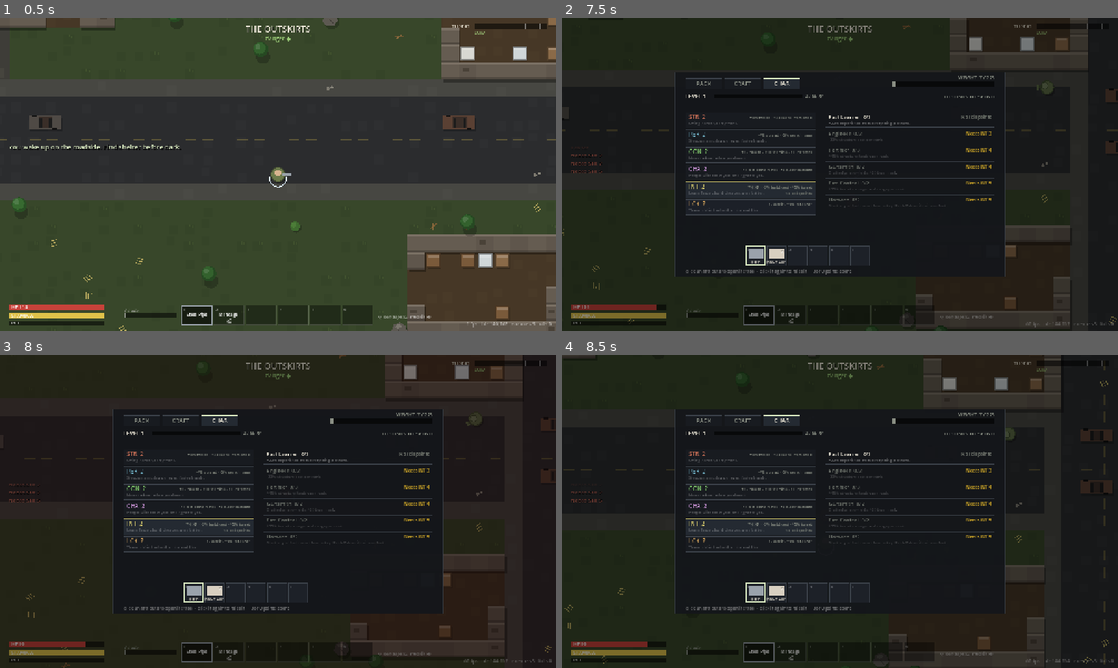
Above: before the commit, frames 1-4 (two rows, left to right).
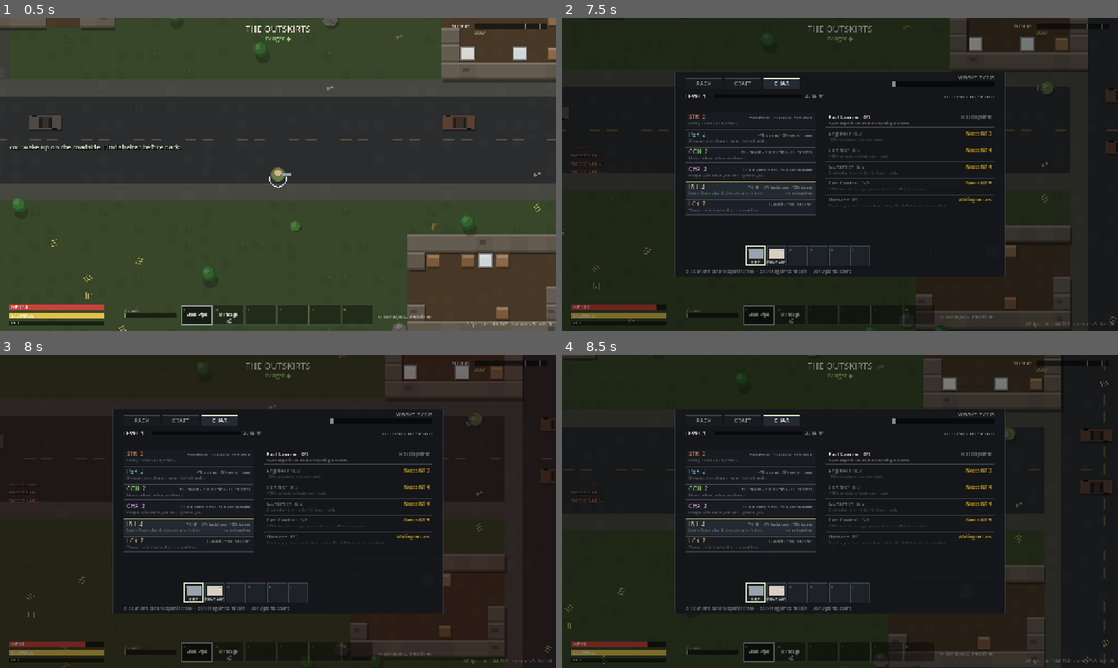
Above: after the commit, the same moments.

Repository: dunnston/zombie-game-godot
Game: Godot game, scene res://scenes/main.tscn
Two runs of this game, one before a commit and one after it. Both use one fixed random seed, a clock stepped at 60 frames per second and the inputs below.
Inputs (mouse positions are in pixels of both pictures, inside the frame that each line leads up to):
- Up to frame 1 (0.5 s): no input
- Up to frame 2 (7.5 s): tap Enter at 0.5 s; move the mouse to (962, 158) at 0.52 s; press the mouse at (962, 158) at 0.53 s; hold D (move_right) 0.53-1.25 s; tap B (build) at 0.6 s; release the mouse at (962, 158) at 1.25 s; drag from (728, 190) to (812, 237) at 1.27 s; move the mouse to (895, 105) at 2.02 s; hold D (move_right) 2.03-2.75 s; tap Mouse wheel down (wheel_down) at 2.1 s; tap Mouse wheel up (wheel_up) at 2.3, 5.3 s; drag from (812, 237) to (673, 127) at 2.77 s; move the mouse to (1006, 221) at 3.52 s; press the mouse at (1006, 221) at 3.53 s; hold A (move_left) 3.53-4.25 s; right-click (1006, 221) at 3.6 s; tap M (map) at 4.15 s; release the mouse at (1006, 221) at 4.25 s; drag from (673, 127) to (756, 96) at 4.27 s; move the mouse to (867, 174) at 5.02 s; hold S (move_down) 5.03-5.75 s; tap K (character) at 5.1 s; click (867, 174) at 5.17 s; drag from (840, 174) to (728, 190) at 5.77 s; move the mouse to (962, 158) at 6.52 s; press the mouse at (962, 158) at 6.53 s; hold W (move_up) 6.53-7.25 s; release the mouse at (962, 158) at 7.25 s; drag from (728, 190) to (812, 237) at 7.27 s
- Up to frame 3 (8 s): no input
- Up to frame 4 (8.5 s): move the mouse to (895, 442) at 8.02 s; hold S (move_down) from 8.03 s (still down); tap T (light) at 8.1 s; tap Mouse wheel up (wheel_up) at 8.3 s

Frame 1 is identical in both runs. In frame 2, less than 0.1% of the frame differs, in the area x 55-78%, y 54-60%; in frame 3, less than 0.1%; in frame 4, less than 0.1%.

Commit message:
Address the Codex review on PR #8
Four findings. Two were real; two were the port being faithful to a prototype
whose own wording overstates it.

- P2 The build cards quoted the list price. Placement and spending went
  through cost_of() with the build discount, but BuildBar._draw() checked
  affordability against def.cost and printed that — so a player with Engineer
  saw a red "WOOD 16" and then put the wall up for eleven. This is the same
  quote-must-match-charge rule 4a applied to the repair prompt, missed one
  screen over. The structure health on the card was unscaled too, which Codex
  did not flag and which the prototype does scale.

  Both fixed by lifting the card's numbers out of _draw() into card_info(),
  so what is drawn and what is asserted come from one place — the reason
  InventoryScreen._cells() exists. The test fails against the old code with
  "expected 7, got 16".

- P2 Hotwire could take a point and do nothing, and my disclosure had missed
  it: I listed Sixth Sense and the survivor stats and not this. Rather than
  disclose harder, a perk waiting on a system that does not exist now carries
  `needs` in the table and is refused by perk_status with "Waiting on cars".
  It stays visible so the tree still matches the spec and can be planned
  around. Sixth Sense carries it too. The field comes off as each system
  lands.

- P2 Fire Control's range and Fortune Favours' drop rate: both descriptions
  promised more than the code does. The code is the prototype's in both cases
  — range gets half the turret bonus, Fortune is a 35% roll — and the range
  halving has a design reason worth keeping (a turret that reaches across the
  compound stops the walls mattering). Behaviour kept, wording corrected.
  These are deliberate divergences from port-inventory.md's text, not from
  its behaviour.

199 tests / 2434 assertions / 9.8s, 209 with --all, 26 smoke checkpoints.

Co-Authored-By: Claude Opus 5 <noreply@anthropic.com>

Diff:
--- a/src/config.gd
+++ b/src/config.gd
@@ -128,6 +128,11 @@
 ## The table is data only. What each one *does* is the match in
 ## `Perks._apply_perk`, which runs during the recompute and never on
 ## purchase — a test asserts every id here has a branch there.
+##
+## `needs` names a system that has not been built yet. Such a perk stays
+## visible so the tree matches the spec and can be planned around, but it
+## cannot be bought: a point spent on nothing is worse than a row that says
+## why it is waiting. The field comes off as each system lands.
 const PERKS := [
 	# ------------------------------------------------------------ strength --
 	{"id": "packMule", "attr": "str", "req": 2, "max": 3, "name": "Pack Mule",
@@ -147,7 +152,8 @@
 	{"id": "eagleEye", "attr": "per", "req": 4, "max": 3, "name": "Eagle Eye",
 		"desc": "-22% weapon spread and +12% bullet range per rank."},
 	{"id": "sixthSense", "attr": "per", "req": 6, "max": 1, "name": "Sixth Sense",
-		"desc": "Enemies show on the minimap much further out, even unaware ones."},
+		"desc": "Enemies show on the minimap much further out, even unaware ones.",
+		"needs": "the minimap"},
 
 	# --------------------------------------------------------- constitution --
 	{"id": "thickSkin", "attr": "con", "req": 2, "max": 4, "name": "Thick Skin",
@@ -181,9 +187,10 @@
 	{"id": "gunsmith", "attr": "int", "req": 4, "max": 2, "name": "Gunsmith",
 		"desc": "Crafted ammo yields +60% per rank."},
 	{"id": "fireControl", "attr": "int", "req": 5, "max": 2, "name": "Fire Control",
-		"desc": "+35% turret damage and range per rank."},
+		"desc": "+35% turret damage per rank, and half that in reach."},
 	{"id": "hotwire", "attr": "int", "req": 5, "max": 2, "name": "Hotwire",
-		"desc": "Start any locked car without a key. Rank 2 does it twice as fast."},
+		"desc": "Start any locked car without a key. Rank 2 does it twice as fast.",
+		"needs": "cars"},
 
 	# ------------------------------------------------------------------ luck --
 	{"id": "scavengersLuck", "attr": "lck", "req": 2, "max": 3, "name": "Scavenger's Luck",
@@ -195,7 +202,7 @@
 	{"id": "lowProfile", "attr": "lck", "req": 5, "max": 2, "name": "Low Profile",
 		"desc": "-30% Threat generated and quieter gunfire per rank."},
 	{"id": "fortune", "attr": "lck", "req": 7, "max": 1, "name": "Fortune Favours",
-		"desc": "Enemies drop twice as much, and containers can pay out twice."},
+		"desc": "A 35% chance that a body or a container pays out twice."},
 ]
 
 ## Every modifier the game reads, at its untouched base value — before any
--- a/src/sim/perks.gd
+++ b/src/sim/perks.gd
@@ -3,7 +3,7 @@
 ## Attributes and perks, and the one pure pass that turns them into stats.
 ##
 ## A skill point buys either a rank in one of the six attributes or a rank in
-## one of the twenty-seven perks. Perks are gated on the rank of their parent
+## one of the twenty-eight perks. Perks are gated on the rank of their parent
 ## attribute, so investing in an attribute is what opens its tree.
 ##
 ## **Nothing is mutated on purchase.** Buying writes a number into `p.attrs`
@@ -204,6 +204,12 @@
 ## which is a plan — from "you cannot afford it right now", which is a wait.
 static func perk_status(p: PlayerSim, perk: Dictionary) -> Dictionary:
 	var rank: int = int(p.perks.get(perk.id, 0))
+	# A perk whose system has not been built yet is shown and refused. Taking
+	# it out of the tree would hide what is coming; leaving it buyable would
+	# charge a point for nothing.
+	var needs: String = perk.get("needs", "")
+	if not needs.is_empty():
+		return {"ok": false, "reason": "Waiting on %s" % needs, "rank": rank, "locked": true}
 	if rank >= int(perk.max):
 		return {"ok": false, "reason": "Fully learned", "rank": rank, "locked": false}
 	if int(p.attrs.get(perk.attr, 0)) < int(perk.req):
--- a/src/ui/build_bar.gd
+++ b/src/ui/build_bar.gd
@@ -157,6 +157,29 @@
 	selected = ((selected + dir) % n + n) % n
 
 
+## What one card says: the bill, whether it can be paid, and what it will
+## build. Every number here has to be the one `Structures.place` will act on,
+## or the card promises something the click does not do — a player with
+## Engineer would see a red "WOOD 16" and then put the wall up for eleven.
+##
+## Pulled out of `_draw` for the same reason `InventoryScreen._cells()` is:
+## one source, so what is drawn and what is asserted cannot drift apart.
+func card_info(id: String) -> Dictionary:
+	if TOOLS.has(id):
+		return {"tool": true, "cost": {}, "afford": true, "locked": false, "hp": 0,
+			"label": TOOL_NAMES.get(id, id)}
+	var def: Dictionary = Config.STRUCTURES.get(id, {})
+	var owner := sim.host()
+	return {
+		"tool": false,
+		"cost": sim.structs.cost_of(id, player),
+		"afford": player.can_afford(sim, def.cost, player.build_cost_mul),
+		"locked": not sim.structs.is_unlocked(id),
+		"hp": roundi(def.hp * (owner.struct_hp_mul if owner != null else 1.0)),
+		"label": def.get("name", id),
+	}
+
+
 # ----------------------------------------------------------------- drawing --
 
 func _draw() -> void:
@@ -176,22 +199,20 @@
 	for i in range(all.size()):
 		var id: String = all[i]
 		var r: Rect2 = rects[i]
-		var is_tool := TOOLS.has(id)
-		var def: Dictionary = Config.STRUCTURES.get(id, {})
-		var locked := not is_tool and not sim.structs.is_unlocked(id)
-		var afford := is_tool or player.can_afford(sim, def.cost)
+		var info := card_info(id)
+		var locked: bool = info.locked
+		var afford: bool = info.afford
 		draw_rect(r, Color("#14161a", 0.92 if i == selected else 0.72))
 		draw_rect(r, Color("#d8e8c0") if i == selected else Color("#3a4048"), false, 2.0 if i == selected else 1.0)
 		var name_col := Color("#ebe6d6")
 		if locked or not afford:
 			name_col = Color("#7a7f76")
-		var label: String = TOOL_NAMES.get(id, def.get("name", id))
-		_fit(font, label, r.position + Vector2(0, 16), r.size.x, 11, name_col)
-		if is_tool:
+		_fit(font, info.label, r.position + Vector2(0, 16), r.size.x, 11, name_col)
+		if info.tool:
 			continue
-		_fit(font, Structures.cost_label(def.cost), r.position + Vector2(0, 30), r.size.x, 9,
+		_fit(font, Structures.cost_label(info.cost), r.position + Vector2(0, 30), r.size.x, 9,
 			Color("#c9a227") if afford else Color("#c96a5a"))
-		draw_string(font, r.position + Vector2(0, 42), "LOCKED" if locked else "%d hp" % int(def.hp),
+		draw_string(font, r.position + Vector2(0, 42), "LOCKED" if locked else "%d hp" % int(info.hp),
 			HORIZONTAL_ALIGNMENT_CENTER, r.size.x, 9, Color("#c96a5a") if locked else Color(1, 1, 1, 0.4))
 
 
--- a/tests/progression_test.gd
+++ b/tests/progression_test.gd
@@ -194,6 +194,26 @@
 
 # ------------------------------------------------------------------ spending --
 
+func test_a_perk_whose_system_is_not_built_yet_cannot_take_your_point() -> void:
+	# Sixth Sense wants a minimap and Hotwire wants cars; neither exists yet.
+	# They stay in the tree so it matches the spec and can be planned around,
+	# but a point must never buy nothing.
+	var waiting := 0
+	for k in Config.PERKS:
+		if String(k.get("needs", "")).is_empty():
+			continue
+		waiting += 1
+		p.skill_points = 20
+		p.attrs[k.attr] = Config.ATTR_MAX
+		var st := Perks.perk_status(p, k)
+		ok(not st.ok, k.id)
+		ok(st.reason.begins_with("Waiting on"), "%s says %s" % [k.id, st.reason])
+		ok(not Progression.buy_perk(sim, p, String(k.id)), k.id)
+		eq(p.skill_points, 20, "%s refused and charged nothing" % k.id)
+		eq(int(p.perks.get(k.id, 0)), 0)
+	gt(waiting, 0, "there is at least one perk waiting on a later phase")
+
+
 func test_a_perk_gated_above_your_rank_is_refused_with_a_reason() -> void:
 	p.skill_points = 5
 	# Demolisher needs Strength 5 and everyone starts at 2.
@@ -304,6 +324,37 @@
 	var paid := before - p.count_res("wood")
 	ok(paid < list_price, "Engineer 3 pays %d of %d" % [paid, list_price])
 	eq(paid, ceili(list_price * p.build_cost_mul), "and pays exactly what it was quoted")
+
+
+func test_the_build_card_quotes_what_placing_it_will_charge() -> void:
+	# The bill a prompt prints and the bill it charges have to be the same
+	# number. The repair prompt learned this; the build cards had not, so a
+	# player with Engineer saw a red "WOOD 16" and then built for eleven.
+	p.attrs["int"] = 8
+	p.perks["engineer"] = 3
+	Perks.recompute_stats(p)
+	p.bag = Slots.new(200)
+	p.carry_cap = 1000000.0
+
+	var list_price: int = Config.STRUCTURES.woodWall.cost.wood
+	var quoted: int = sim.structs.cost_of("woodWall", p).wood
+	ok(quoted < list_price, "Engineer quotes %d against a list price of %d" % [quoted, list_price])
+
+	# Exactly the quoted price in the pack. The card is what the player reads
+	# before clicking, so it is the thing that has to agree.
+	p.bag.add("wood", quoted)
+	var bar := BuildBar.new(sim)
+	var card := bar.card_info("woodWall")
+	eq(int(card.cost.wood), quoted, "the card prints the discounted bill")
+	ok(card.afford, "and does not call it unaffordable when it is affordable")
+
+	var plot := clear_plot(6)
+	p.pos = tile_centre(plot)
+	var s := sim.structs.place(sim, "woodWall", plot.x + 2, plot.y, p)
+	ok(not s.is_empty(), "and placing it succeeds")
+	eq(p.count_res("wood"), 0, "having charged exactly what it quoted")
+	eq(int(card.hp), int(s.max_hp), "and the strength it promised is what went up")
+	bar.free()
 
 
 func test_salvage_refunds_what_you_paid_not_the_list_price() -> void:
Not shown, changed: PROJECT.md
Not shown, changed: tasks/todo.md
